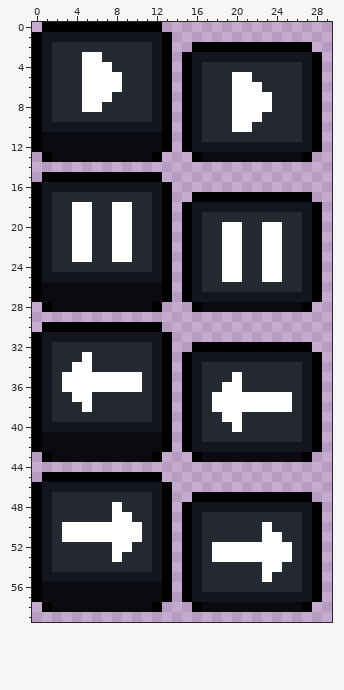
Two versions of one pixel-art sprite, Affilated Group Clash/Assets/Sprites/UI Panel/Button UI.png. Above is the file before it was changed.
The file is 30x60 pixels.
The result:
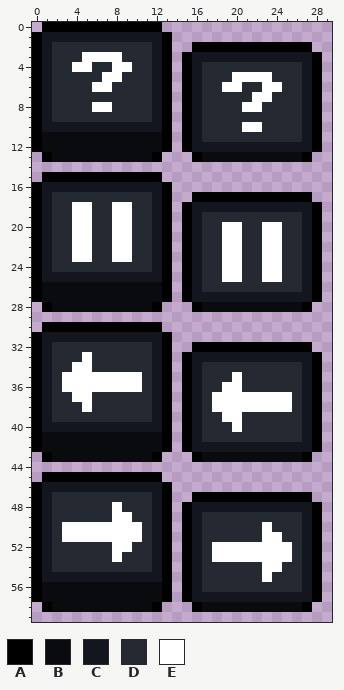
Palette (. is transparent): A #000000  B #0a0b0f  C #14161f  D #252a32  E #ffffff
Changes in this commit:
@@ x 0..29 @@
  2 ACDDDDDDDDDDCA..AAAAAAAAAAAA..
- 3 ACDDDEEDDDDDCA.ACCCCCCCCCCCCA.
- 4 ACDDDEEEDDDDCA.ACDDDDDDDDDDCA.
- 5 ACDDDEEEEDDDCA.ACDDDEEDDDDDCA.
- 6 ACDDDEEEEDDDCA.ACDDDEEEDDDDCA.
- 7 ACDDDEEEDDDDCA.ACDDDEEEEDDDCA.
- 8 ACDDDEEDDDDDCA.ACDDDEEEEDDDCA.
- 9 ACDDDDDDDDDDCA.ACDDDEEEDDDDCA.
-10 ACCCCCCCCCCCCA.ACDDDEEDDDDDCA.
+ 3 ACDDDEEEEDDDCA.ACCCCCCCCCCCCA.
+ 4 ACDDEEDDEEDDCA.ACDDDDDDDDDDCA.
+ 5 ACDDDDDEEDDDCA.ACDDDEEEEDDDCA.
+ 6 ACDDDDEEDDDDCA.ACDDEEDDEEDDCA.
+ 7 ACDDDDDDDDDDCA.ACDDDDDEEDDDCA.
+ 8 ACDDDDEEDDDDCA.ACDDDDEEDDDDCA.
+ 9 ACDDDDDDDDDDCA.ACDDDDDDDDDDCA.
+10 ACCCCCCCCCCCCA.ACDDDDEEDDDDCA.
 11 ABBBBBBBBBBBBA.ACDDDDDDDDDDCA.
Changed places in both pictures, as pixel boxes (x1, y1, x2, y2):
changed: (72, 52, 132, 112)
changed: (222, 72, 282, 132)
